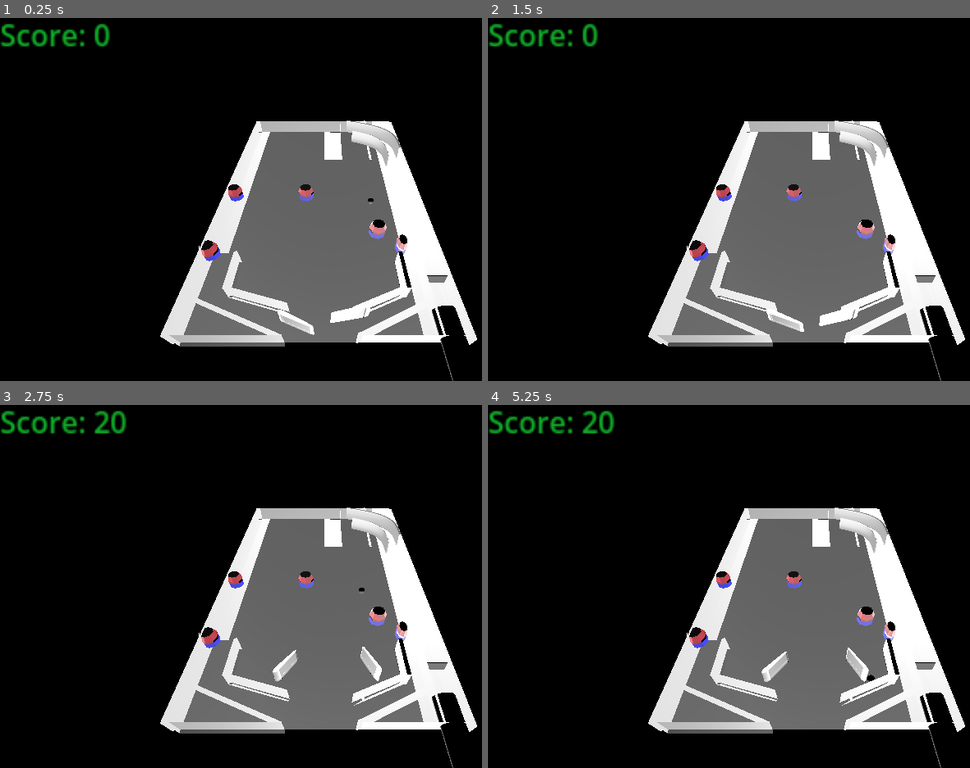
Above: before the commit, frames 1-4 (two rows, left to right).
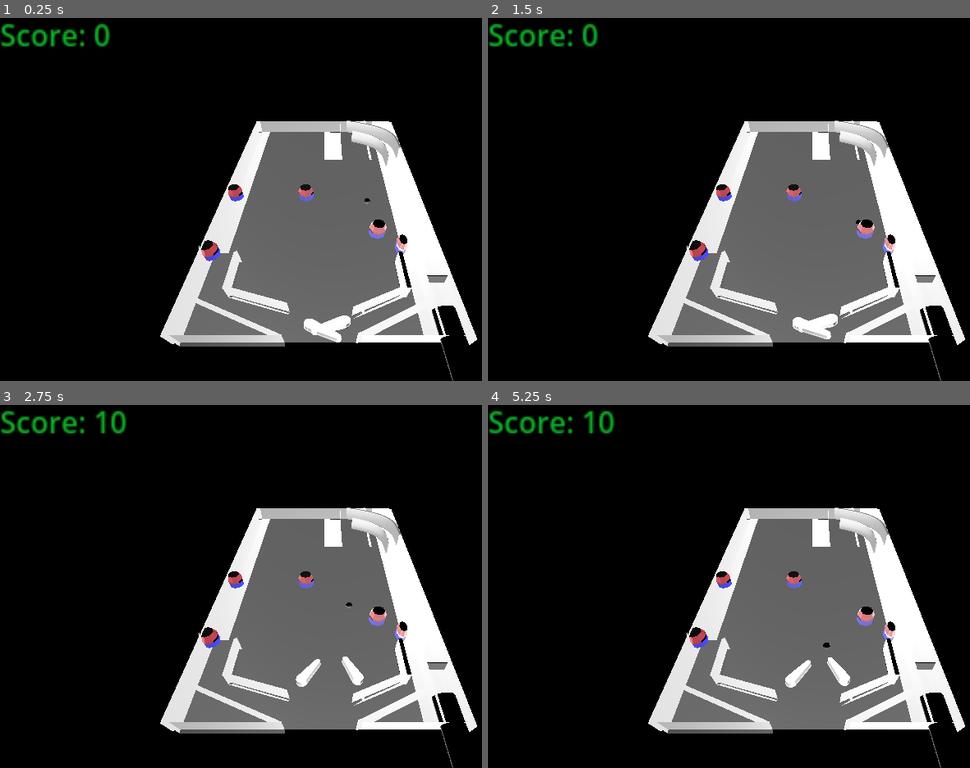
Above: after the commit, the same moments.

Repository: Alaa19971234/SCS-Pinball
Game: Godot game, scene res://Level 1.tscn
The game is run twice, just before and just after one commit, with the same random seed, the same clock (stepped at 60 frames per second) and the same inputs.
Inputs (mouse positions are in pixels of both pictures, inside the frame that each line leads up to):
- Up to frame 1 (0.25 s): no input
- Up to frame 2 (1.5 s): tap Enter at 0.5 s; move the mouse to (960, 177) at 0.52 s; hold F (flipper) 0.53-1.28 s; click (960, 177) at 0.67 s; tap Space (pull_plunger) at 1.25, 1.35 s; move the mouse to (685, 214) at 1.27 s; click (685, 214) at 1.42 s
- Up to frame 3 (2.75 s): tap Enter at 2 s; move the mouse to (395, 503) at 2.02 s; hold F (flipper) from 2.03 s (still down); click (395, 503) at 2.17 s
- Up to frame 4 (5.25 s): tap Space (pull_plunger) at 2.75, 2.85, 4.35 s; move the mouse to (782, 659) at 2.77 s; release F (flipper) at 2.78 s; click (782, 659) at 2.92 s; tap Enter at 3.5 s; move the mouse to (outside the picture) at 3.52 s; hold F (flipper) 3.53-4.28 s; click (outside the picture) at 3.67 s; move the mouse to (618, 528) at 4.27 s; click (618, 528) at 4.42 s; move the mouse to (849, 582) at 5.02 s; hold F (flipper) from 5.03 s (still down); click (849, 582) at 5.17 s

The runs differ from the first frame. In frame 1, 0.6% of the frame differs, in the area x 57-78%, y 49-90%; in frame 2, 0.5%; in frame 3, 0.9%; in frame 4, 1.0%, in the area x 19-81%, y 1-78%.

Commit message:
Add files via upload

Diff:
--- a/Level 1.tscn
+++ b/Level 1.tscn
@@ -17,10 +17,20 @@
 [sub_resource type="BoxShape3D" id="21"]
 size = Vector3(46.0649, 0.360261, 73.3804)
 
+[sub_resource type="PhysicsMaterial" id="PhysicsMaterial_aojur"]
+
+[sub_resource type="PhysicsMaterial" id="PhysicsMaterial_rgx77"]
+friction = 10.0
+
 [sub_resource type="BoxMesh" id="15"]
 
 [sub_resource type="ConcavePolygonShape3D" id="16"]
 data = PackedVector3Array(-1, 1, 1, 1, 1, 1, -1, -1, 1, 1, 1, 1, 1, -1, 1, -1, -1, 1, 1, 1, -1, -1, 1, -1, 1, -1, -1, - …(284 unchanged characters)…
+
+[sub_resource type="PhysicsMaterial" id="PhysicsMaterial_i6bw6"]
+friction = 10.0
+
+[sub_resource type="PhysicsMaterial" id="PhysicsMaterial_6i36n"]
 
 [sub_resource type="BoxMesh" id="17"]
 
@@ -69,21 +79,22 @@
 
 [node name="Pinball map" parent="." instance=ExtResource("4")]
 transform = Transform3D(1.281, 0, 0, 0, 1.37243, -0.128986, 0, 0.178516, 0.991646, 0, 0, 0)
+physics_material_override = SubResource("PhysicsMaterial_aojur")
 
 [node name="plunger" parent="Pinball map" instance=ExtResource("3")]
 transform = Transform3D(0.78064, 0, 0, 0, -0.00369861, 0.992882, 0, -0.728019, 0.0789247, 5.19905, 0.799104, 14.1469)
 
 [node name="ball" parent="Pinball map" instance=ExtResource("6")]
-transform = Transform3D(1, 0, 0, 0, 1, 1.49012e-08, 0, 0, 1, 2.908, 0.906811, 0.606442)
+transform = Transform3D(1, 0, 0, 0, 1, 1.1276e-08, 0, 3.32075e-09, 1, 2.66177, 0.906811, 0.606442)
 
 [node name="Flipper1" parent="Pinball map" instance=ExtResource("1")]
-transform = Transform3D(1, 0, 0, 0, 2.0389, -1.49012e-08, 0, 2.68221e-07, 0.486083, -3.155, 0.562036, 9.87514)
+transform = Transform3D(1, 0, 0, 0, 1, -1.93549e-07, 0, 1.80641e-07, 1, -2, 0.562, 10.251)
 
 [node name="Flipper2" parent="Pinball map" instance=ExtResource("2")]
-transform = Transform3D(-1.01062, 0, -0.0243094, 1.39698e-09, 2.37469, 0, 0.0710948, 1.78814e-07, -0.34556, 2.9518, 0.54943, 9.91235)
+transform = Transform3D(-1, 3.48787e-16, 8.74228e-08, 3.48787e-16, 1, -3.48787e-16, -8.74228e-08, -3.48787e-16, -1, 2, 0.562, 10.251)
 
 [node name="bumper" parent="Pinball map" instance=ExtResource("5")]
-transform = Transform3D(0.995209, 0, 0, 0, 2.01741, -7.45058e-09, 0, 0, 1.12001, -1.51802, 0, 0)
+transform = Transform3D(0.995209, 0, 0, 0, 2.01741, -9.21531e-09, 0, 2.65857e-09, 1.12001, -1.51802, 0, 0)
 
 [node name="bumper3" parent="Pinball map" instance=ExtResource("5")]
 transform = Transform3D(0.995209, 0, 0, 0, 2.01741, 0, 0, 0, 1.12001, -6.40716, 0, 0)
@@ -100,6 +111,7 @@
 [node name="flipper shield2" type="StaticBody3D" parent="Pinball map"]
 transform = Transform3D(0.765355, 0, -0.00128172, 0, 0.723, 0, 0.638938, -7.45058e-09, 0.00153531, -1.48328, 0.787312, 10.5715)
 visible = false
+physics_material_override = SubResource("PhysicsMaterial_rgx77")
 script = ExtResource("7")
 
 [node name="MeshInstance3D" type="MeshInstance3D" parent="Pinball map/flipper shield2"]
@@ -111,6 +123,7 @@
 [node name="flipper shield" type="StaticBody3D" parent="Pinball map"]
 transform = Transform3D(0.765355, 0, 0.0064086, 3.72529e-09, 0.723, 0, -0.638938, -1.49012e-08, 0.00767657, 0.984582, 0.787, 10.572)
 visible = false
+physics_material_override = SubResource("PhysicsMaterial_i6bw6")
 script = ExtResource("7")
 
 [node name="MeshInstance3D" type="MeshInstance3D" parent="Pinball map/flipper shield"]
@@ -120,7 +133,8 @@
 shape = SubResource("16")
 
 [node name="ceiling" type="StaticBody3D" parent="Pinball map"]
-transform = Transform3D(0.78064, 0, 0, 0, 0.722521, 0.00591439, 0, -0.00818551, 0.999967, 0, -0.0805221, 0.0144958)
+transform = Transform3D(0.753, 0, 0, 0, 1.08293, 0.0109203, 0, -0.0122683, 0.963938, 2.08165e-12, -0.233706, 0.0219135)
+physics_material_override = SubResource("PhysicsMaterial_6i36n")
 
 [node name="MeshInstance3D" type="MeshInstance3D" parent="Pinball map/ceiling"]
 transform = Transform3D(8, 0, 0, 0, 0.072, 7.15256e-07, 0, -9.31323e-10, 12, -0.682745, 1.88781, 0.257174)
Not shown: 1 places in Level 1.tscn that only renumber resources
